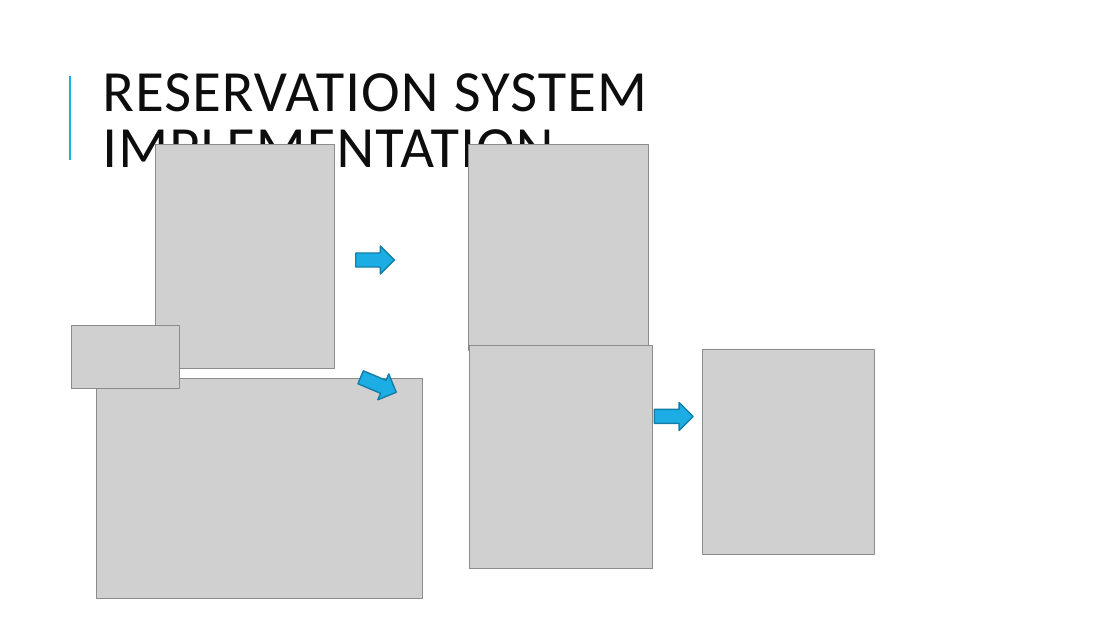
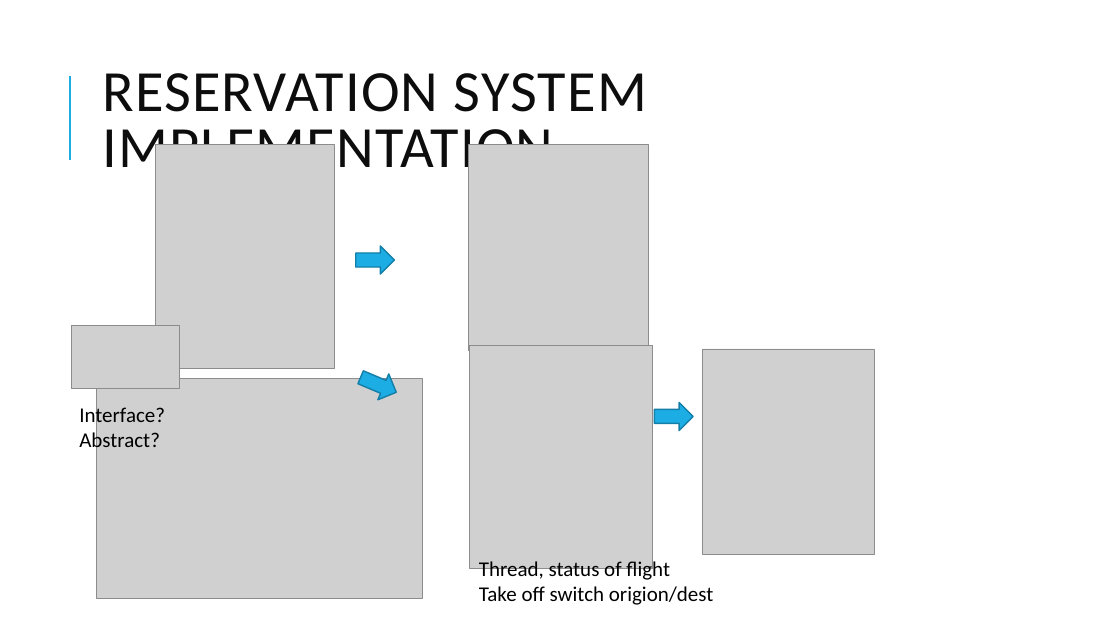
Before and after one commit to FlightTeam1/flightsystems1, a slide deck: slide 4 of FLIGHTSYSTEM.pptx. Drawn at 1120x630 pixels with LibreOffice and Linux fonts; fonts in the diff are those of the drawing; grey boxes stand for pictures. Boxes give left, top, right and bottom in pixels: in the first picture for what was removed or moved away, otherwise in the second. Text is boxed around its words. In the diff, an @@ line names an element or a change of style, - is before the commit and + after.

Commit message:
Powerpoint

```diff
--- a/FLIGHTSYSTEM.pptx
+++ b/FLIGHTSYSTEM.pptx
@@ text added at (79, 405, 165, 454), 18 pt, text #000000 @@
+Interface?
+Abstract?
@@ text added at (479, 559, 713, 605), 18 pt, text #000000 @@
+Thread, status of flight
+Take off switch origion/dest
```
Also in this commit, not shown: 1 other slide changed.
